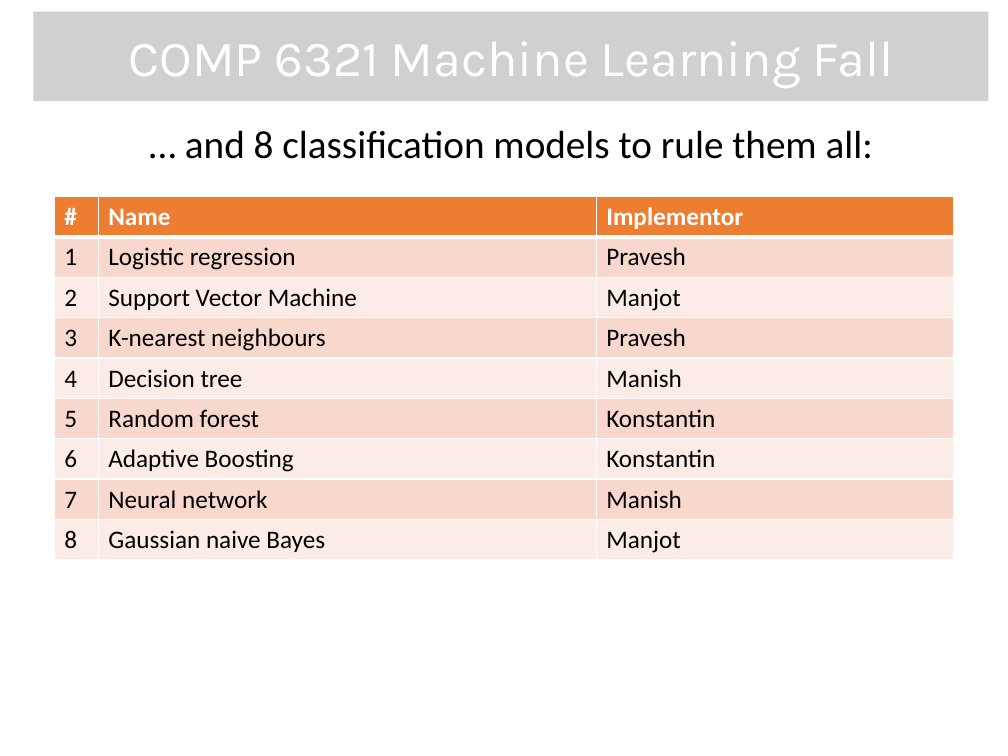
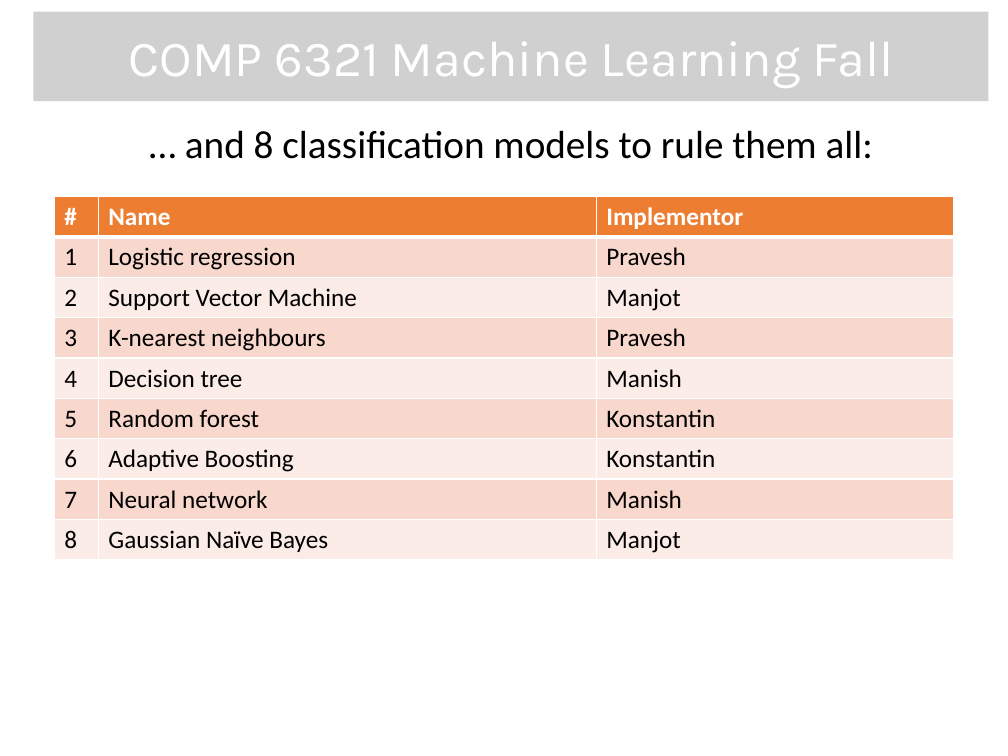
Before and after one commit to mdherdi/MachineLearning_ModelComparison, a slide deck: slide 4 of proposal/project.pptx. Drawn at 1008x756 pixels with LibreOffice and Linux fonts; fonts in the diff are those of the drawing; grey boxes stand for pictures; background and template pictures are left out. Boxes give left, top, right and bottom in pixels: in the first picture for what was removed or moved away, otherwise in the second. Text is boxed around its words. In the diff, an @@ line names an element or a change of style, - is before the commit and + after.

```diff
--- a/proposal/project.pptx
+++ b/proposal/project.pptx
@@ table at (x1=54, y1=197, x2=954, y2=559) @@
-row 9, column 2: Gaussian naive Bayes
+row 9, column 2: Gaussian Naïve Bayes
```
Also in this commit, not shown: 3 other slides changed.
